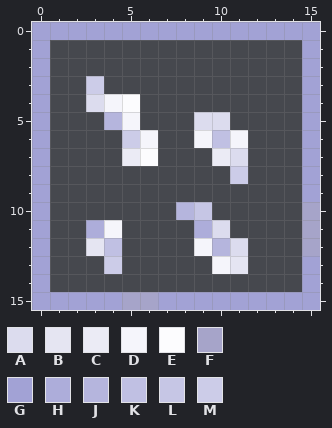
Two states of a pixel-art sprite, data/glass.png. That is the earlier state.
The file is 16x16 pixels. Colours within 5 levels of each other are drawn and written as one.
Palette (. is transparent): A #dcdcee  B #e5e5f2  C #ebebf5  D #f5f5fb  E #fcfcfe  F #a6a4c9  G #a2a2d5  H #adadda  J #b5b5dd  K #c0c0e3  L #c6c6e5  M #cccce8
The result:
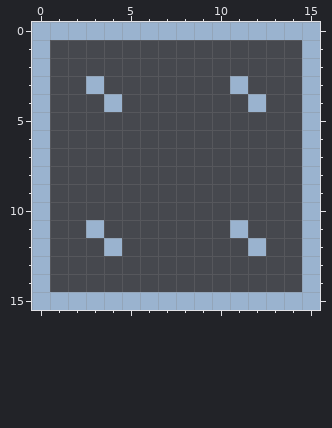
From the commit log: * better glass graphics
Changes in this commit:
{"colour":"G","old":"#a2a2d5","new":"#9ab3cf"}
{"y":3,"x":3,"old":"M","new":"G"}
{"y":3,"x":11,"old":".","new":"G"}
{"y":4,"x":3,"old":"ADE","new":".G."}
{"y":4,"x":12,"old":".","new":"G"}
{"y":5,"x":4,"old":"JD","new":".."}
{"y":5,"x":9,"old":"AA","new":".."}
{"y":6,"x":5,"old":"MD","new":".."}
{"y":6,"x":9,"old":"DKD","new":"..."}
{"y":7,"x":5,"old":"CE","new":".."}
{"y":7,"x":10,"old":"CA","new":".."}
{"y":8,"x":11,"old":"M","new":"."}
{"y":10,"x":8,"old":"JL","new":".."}
{"y":10,"x":15,"old":"F","new":"G"}
{"y":11,"x":3,"old":"HD","new":"G."}
{"y":11,"x":9,"old":"HA.","new":"..G"}
{"y":11,"x":15,"old":"F","new":"G"}
{"y":12,"x":3,"old":"BK","new":".G"}
{"y":12,"x":9,"old":"DJA.","new":"...G"}
{"y":12,"x":15,"old":"F","new":"G"}
{"y":13,"x":4,"old":"M","new":"."}
{"y":13,"x":10,"old":"DB","new":".."}
{"y":15,"x":5,"old":"FF","new":"GG"}
